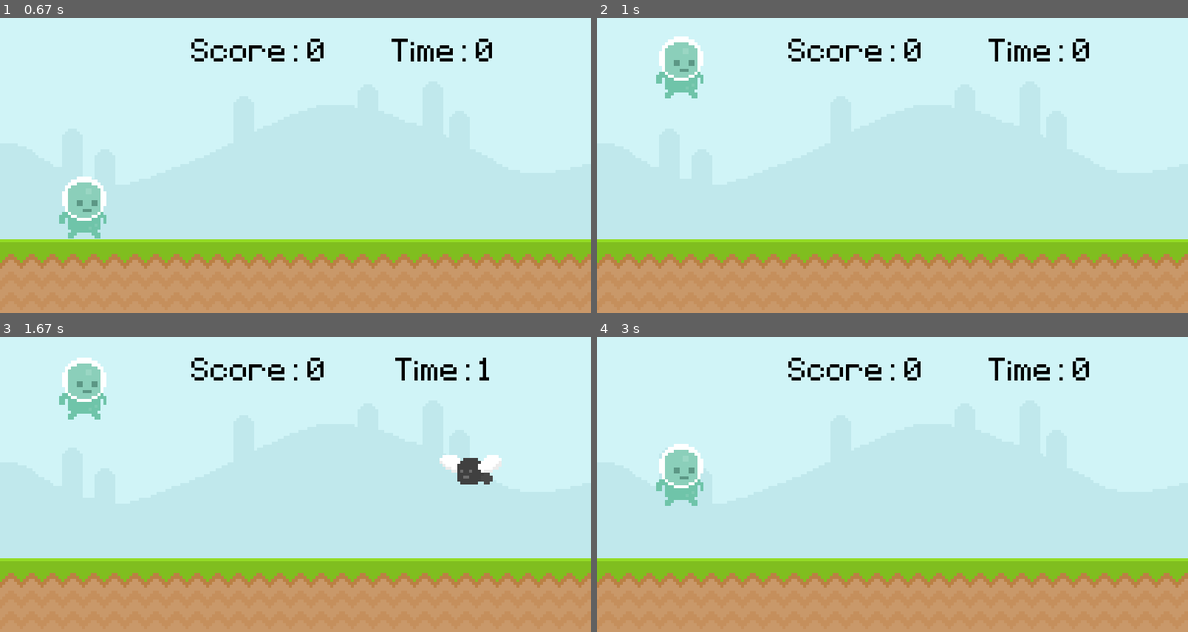
Above: before the commit, frames 1-4 (two rows, left to right).
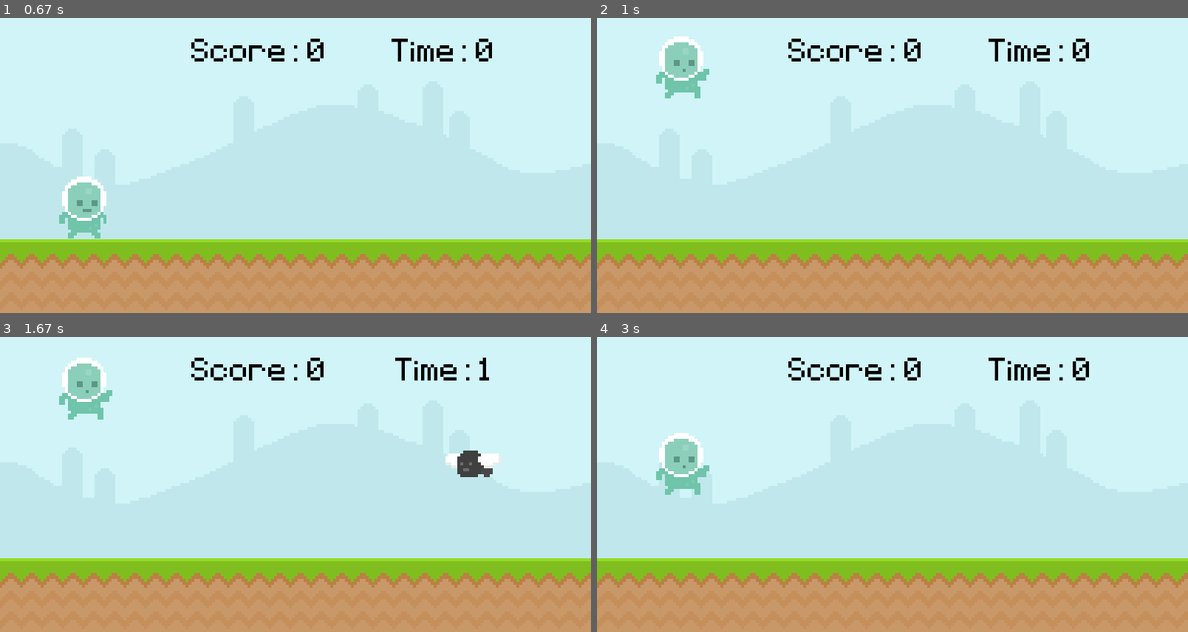
Above: after the commit, the same moments.

Repository: PaoloGuglie/Clear_Code_Tutorials
Game: pygame game, started from introduction to Pygame/project 1/main.py
Two runs of this game, one before a commit and one after it. Both use one fixed random seed, a clock stepped at 60 frames per second and the inputs below.
Inputs:
- Up to frame 1 (0.67 s): tap Enter at 0.33 s
- Up to frame 2 (1 s): tap Space at 0.67 s
- Up to frame 3 (1.67 s): tap Space at 1.07, 1.37 s
- Up to frame 4 (3 s): tap Space at 1.9, 2.2 s; tap Enter at 2.9 s

Frame 1 is identical in both runs. In frame 2, 0.1% of the frame differs, in the area x 14-19%, y 17-28%; in frame 3, 0.6%; in frame 4, 1.2%, in the area x 10-19%, y 32-58%.

Commit message:
Added animations for the player and obstacles.

Diff:
--- a/introduction to Pygame/project 1/main.py
+++ b/introduction to Pygame/project 1/main.py
@@ -49,6 +49,18 @@
         return obstacle_list
     else:
         return []
+
+
+def player_animation():
+    # Declare global variables that will be changed
+    global player_surface, player_index
+
+    if player_rectangle.bottom < 215:
+        # Show jump animation
+        player_surface = player_jump
+    else:
+        player_index += 0.1
+        player_surface = player_walk[int(player_index) % 2]  # Clever by me!
 
 
 #                   INITIALIZE
@@ -62,19 +74,45 @@
 sky_surface = pygame.image.load("../graphics/Sky.png").convert()
 ground_surface = pygame.image.load("../graphics/ground.png").convert()
 
-# Obstacles
-snail_surface = pygame.image.load('../graphics/snail/snail1.png').convert_alpha()
-fly_surface = pygame.image.load('../graphics/Fly/Fly1.png').convert_alpha()
-
+# Snail assets
+snail_frame_1 = pygame.image.load('../graphics/snail/snail1.png').convert_alpha()
+snail_frame_2 = pygame.image.load('../graphics/snail/snail2.png').convert_alpha()
+snail_frames = [snail_frame_1, snail_frame_2]
+snail_frame_index = 0
+snail_surface = snail_frames[snail_frame_index]
+
+# Fly assets
+fly_frame_1 = pygame.image.load('../graphics/Fly/Fly1.png').convert_alpha()
+fly_frame_2 = pygame.image.load('../graphics/Fly/Fly2.png').convert_alpha()
+fly_frames = [fly_frame_1, fly_frame_2]
+fly_frame_index = 0
+fly_surface = fly_frames[fly_frame_index]
+
+# Obstacles list
 obstacle_rect_list = []
 
-# Create player surface and rectangle
-player_surface = pygame.image.load('../graphics/Player/player_walk_1.png').convert_alpha()
+# Player assets
+player_walk_1 = pygame.image.load('../graphics/Player/player_walk_1.png').convert_alpha()
+player_walk_2 = pygame.image.load('../graphics/Player/player_walk_2.png').convert_alpha()
+player_walk = [player_walk_1, player_walk_2]
+player_jump = pygame.image.load('../graphics/Player/jump.png').convert_alpha()
+player_index = 0
+
+# Get player surface and rectangle
+player_surface = player_walk[player_index]
 player_rectangle = player_surface.get_rect(topleft=(80, 215))
 
-# Timer
+# Obstacle spawn timer
 obstacle_timer = pygame.USEREVENT + 1
 pygame.time.set_timer(obstacle_timer, SPAWN_TIME)
+
+# Snail animation timer
+snail_animation_timer = pygame.USEREVENT + 2
+pygame.time.set_timer(snail_animation_timer, 500)
+
+# Fly animation timer
+fly_animation_timer = pygame.USEREVENT + 3
+pygame.time.set_timer(fly_animation_timer, 200)
 
 #                   MAIN LOOP
 while True:
@@ -104,18 +142,29 @@
                 elif event.key == pygame.K_q:
                     quit_game()
 
-        # Add a new enemy
-        if event.type == obstacle_timer and GAME_ACTIVE:
-            if randint(0, 2):
-                obstacle_rect_list.append(snail_surface.get_rect(bottomright=(randint(900, 1000), 300)))
-            else:
-                obstacle_rect_list.append(fly_surface.get_rect(bottomright=(randint(900, 1000), 200)))
+        if GAME_ACTIVE:
+            # TIMER EVENTS
+            if event.type == obstacle_timer:
+                if randint(0, 2):
+                    obstacle_rect_list.append(snail_frame_1.get_rect(bottomright=(randint(900, 1000), 300)))
+                else:
+                    obstacle_rect_list.append(fly_frame_1.get_rect(bottomright=(randint(900, 1000), 190)))
+
+            if event.type == snail_animation_timer:
+                snail_frame_index = 1 if snail_frame_index == 0 else 0
+                snail_surface = snail_frames[snail_frame_index]
+
+            if event.type == fly_animation_timer:
+                fly_frame_index = 1 if fly_frame_index == 0 else 0
+                fly_surface = fly_frames[fly_frame_index]
 
     if GAME_ACTIVE:
         # Position the items on the display surface
         screen.blit(sky_surface, (0, 0))
         screen.blit(ground_surface, (0, 300))
 
+        # Player
+        player_animation()
         screen.blit(player_surface, player_rectangle)
 
         # Display score and time
